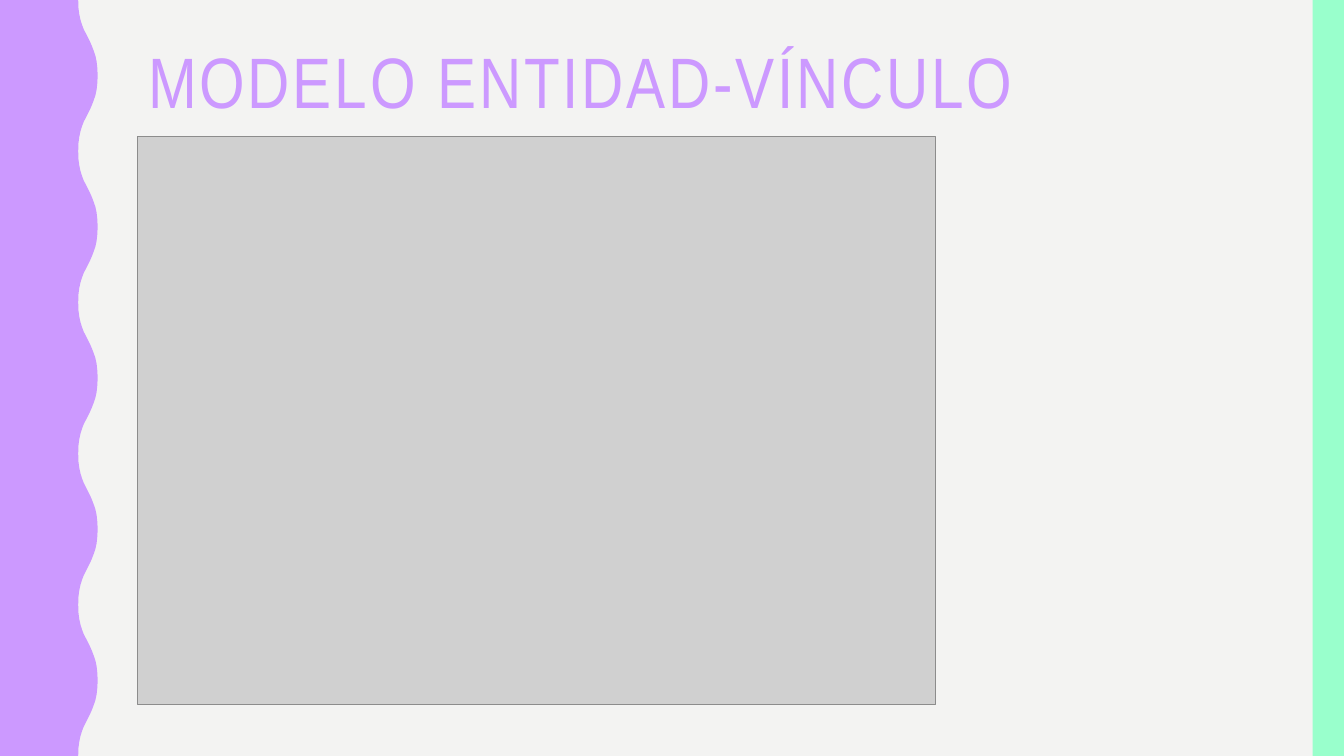
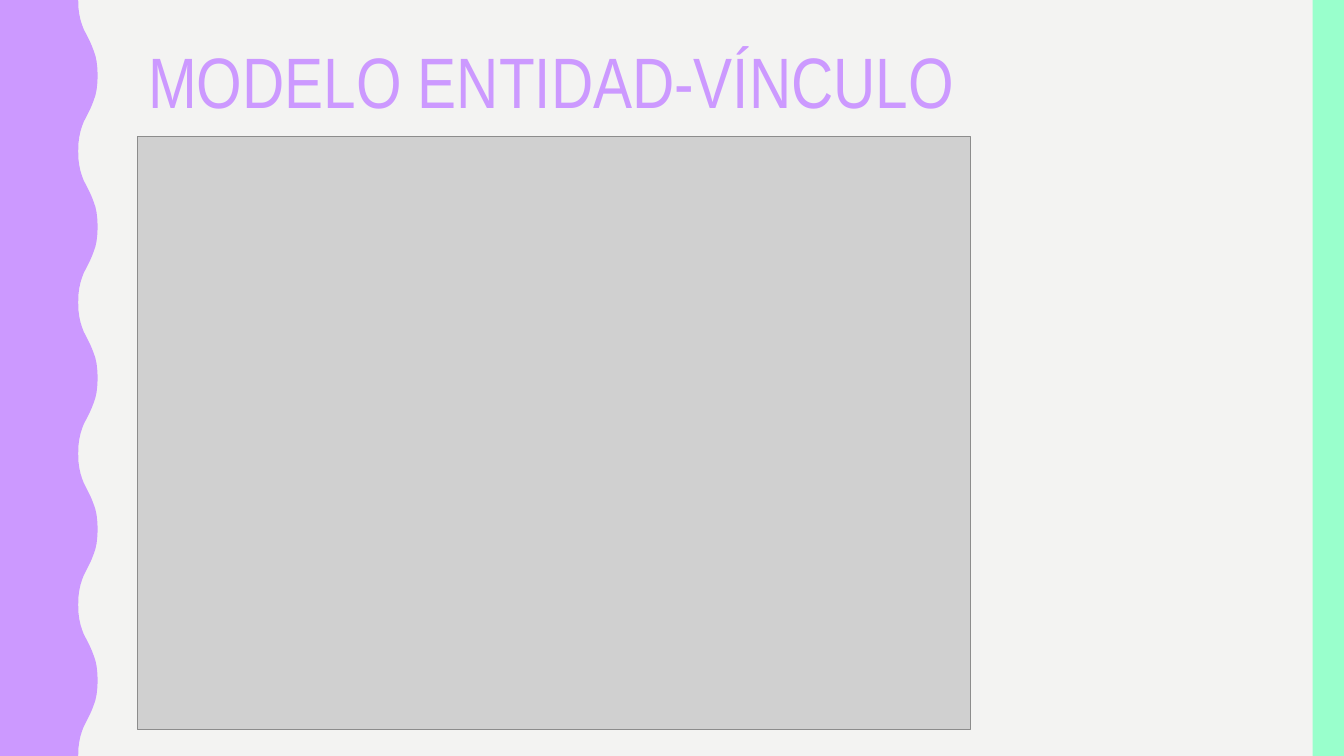
Before and after one commit to Juanito98/Colors, a slide deck: slide 6 of Presentacion.pptx. Drawn at 1344x756 pixels with LibreOffice and Linux fonts; fonts in the diff are those of the drawing; grey boxes stand for pictures. Boxes give left, top, right and bottom in pixels: in the first picture for what was removed or moved away, otherwise in the second. Text is boxed around its words. In the diff, an @@ line names an element or a change of style, - is before the commit and + after.

```diff
--- a/Presentacion.pptx
+++ b/Presentacion.pptx
@@ title "MODELO ENTIDAD-VÍNCULO" at [148, 51, 954, 109]: letter spacing 2 to 0 pt @@
@@ picture: place and size @@
-picture at [138, 137, 937, 706]
+picture at [138, 137, 971, 730]
```
Also in this commit, not shown: 11 other slides changed, 2 slides added, 2 slides removed.
